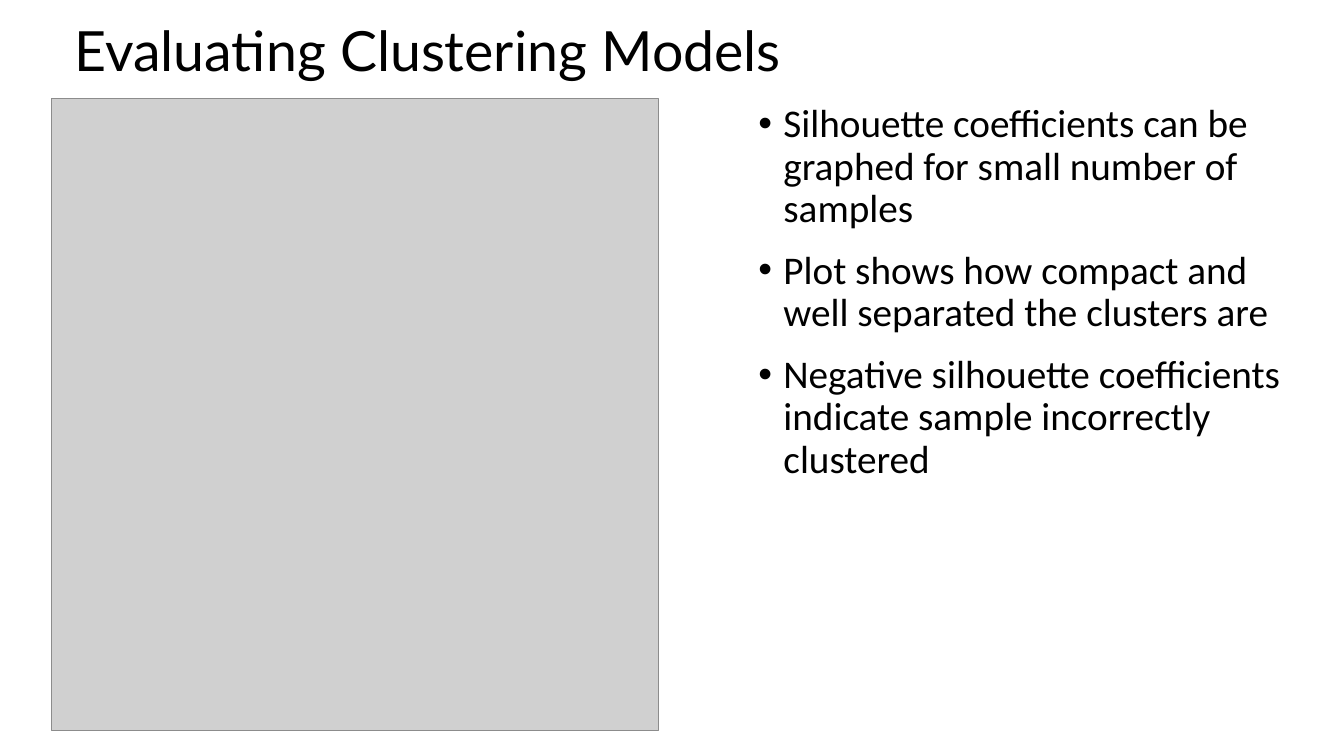
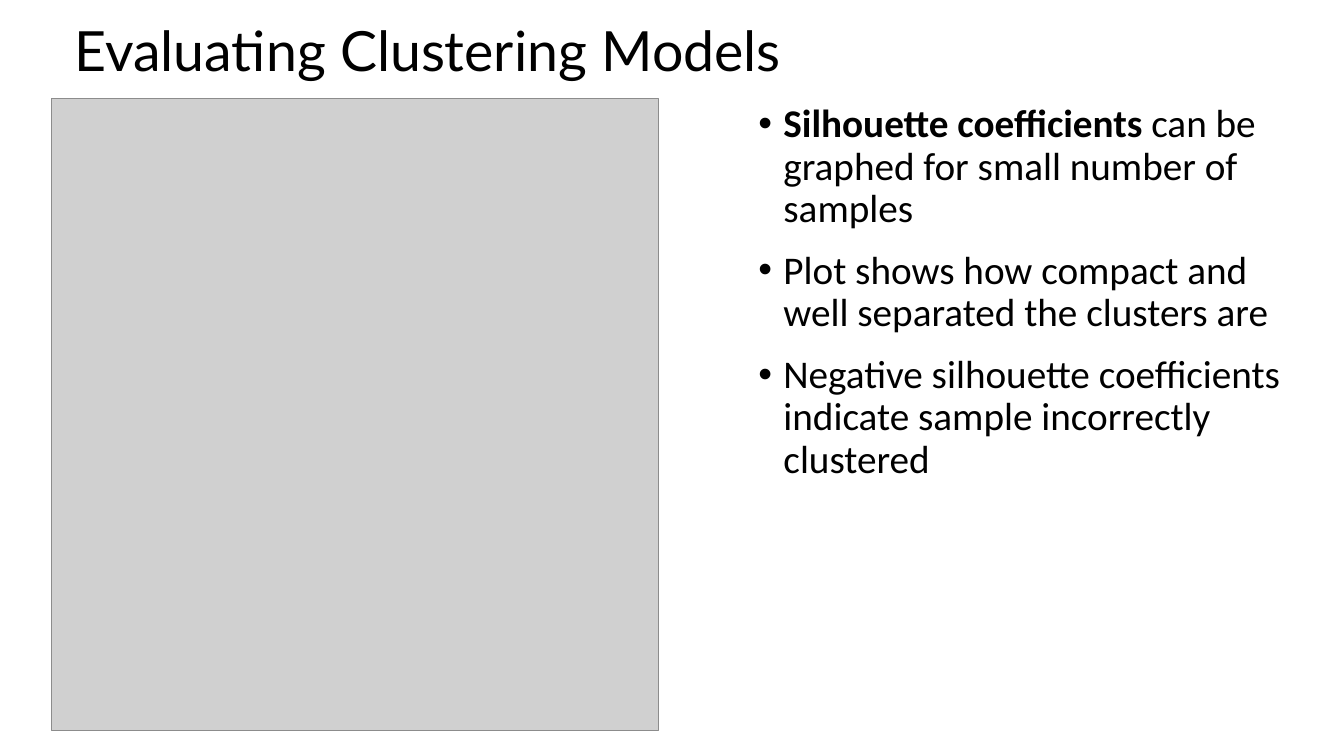
Before and after one commit to LucaComi/CSCI-E-108, a slide deck: slide 30 of slides/9_IntroductionToClustering_Part1.pptx. Drawn at 1344x756 pixels with LibreOffice and Linux fonts; fonts in the diff are those of the drawing; grey boxes stand for pictures. Boxes give left, top, right and bottom in pixels: in the first picture for what was removed or moved away, otherwise in the second. Text is boxed around its words. In the diff, an @@ line names an element or a change of style, - is before the commit and + after.

```diff
--- a/slides/9_IntroductionToClustering_Part1.pptx
+++ b/slides/9_IntroductionToClustering_Part1.pptx
@@ text at (783,109,1256,229): bold on in "Silhouette coefficients" @@
```
Also in this commit, not shown: 3 other slides changed, 3 slides added.
